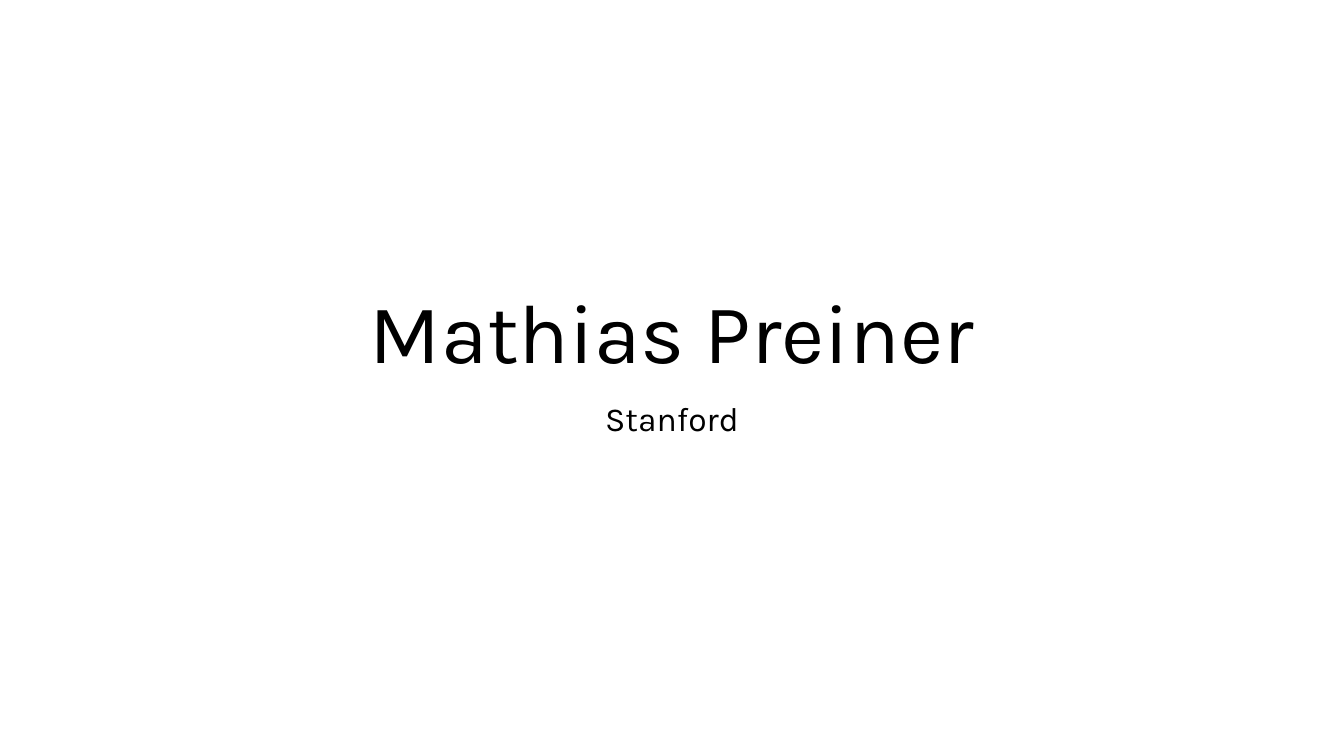
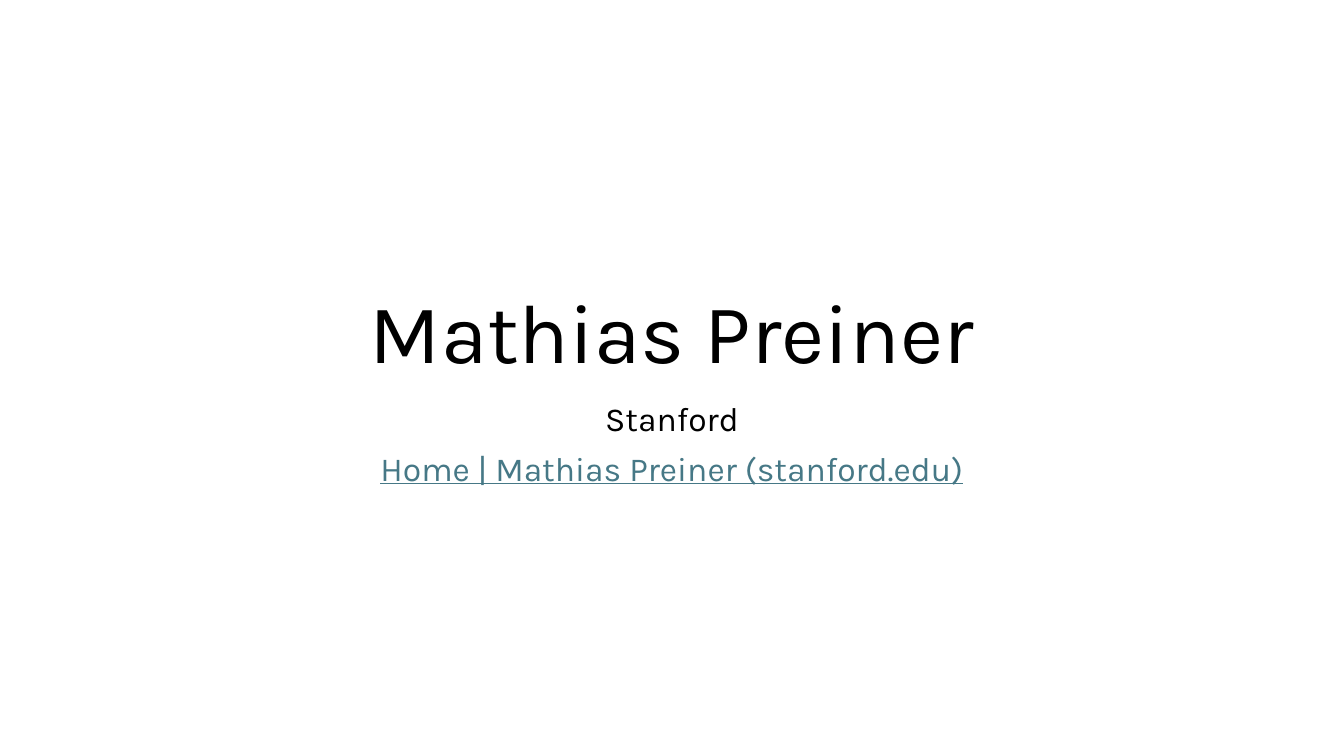
Before and after one commit to NikolajBjorner/ShonanArtOfSAT, a slide deck: slide 11 of Introductions.pptx. Drawn at 1344x756 pixels with LibreOffice and Linux fonts; fonts in the diff are those of the drawing. Boxes give left, top, right and bottom in pixels: in the first picture for what was removed or moved away, otherwise in the second. Text is boxed around its words. In the diff, an @@ line names an element or a change of style, - is before the commit and + after.

```diff
--- a/Introductions.pptx
+++ b/Introductions.pptx
@@ subtitle at (380, 457, 963, 485): paragraph added @@
+Home | Mathias Preiner (stanford.edu)
```
Also in this commit, not shown: 16 other slides changed.
